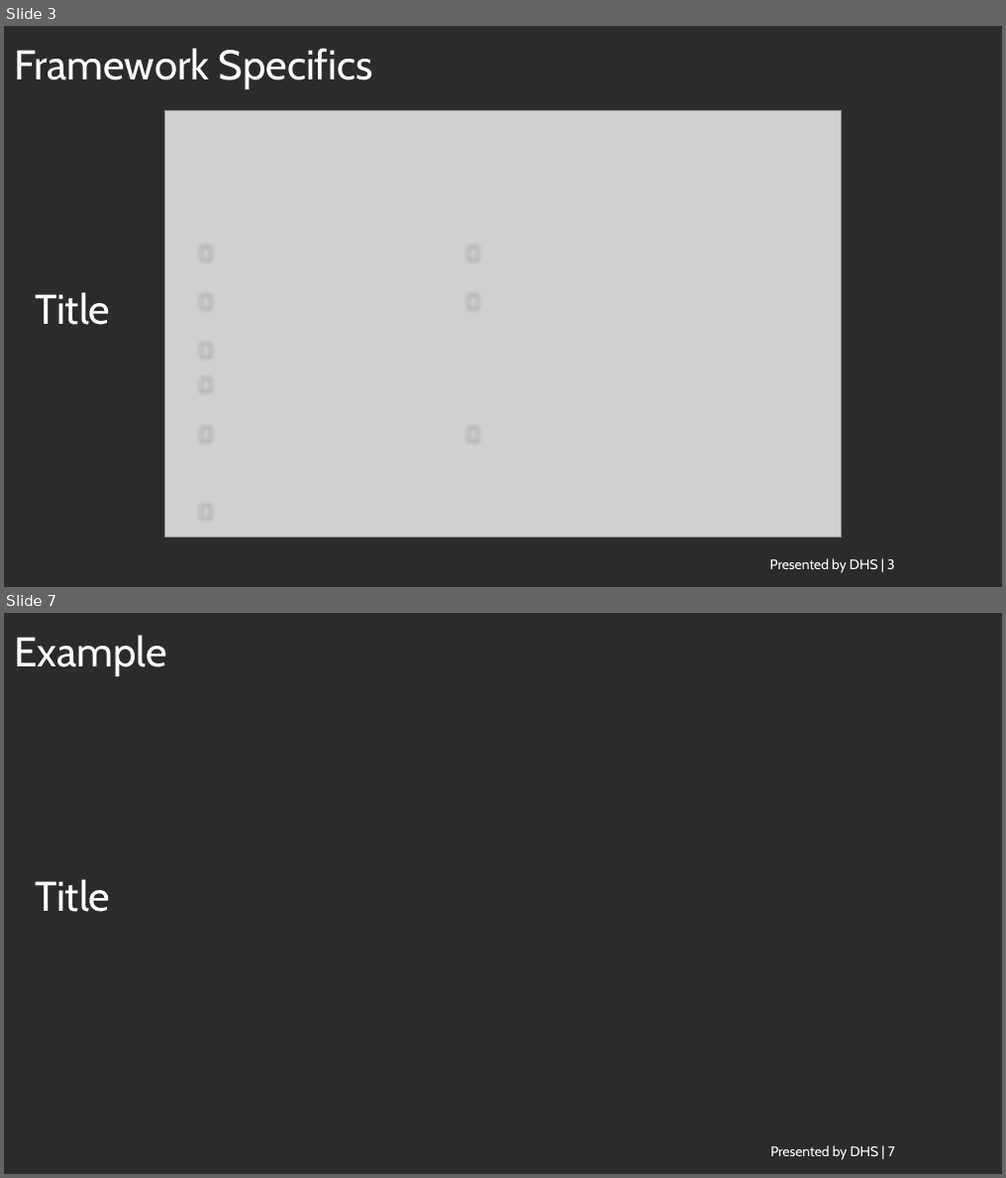
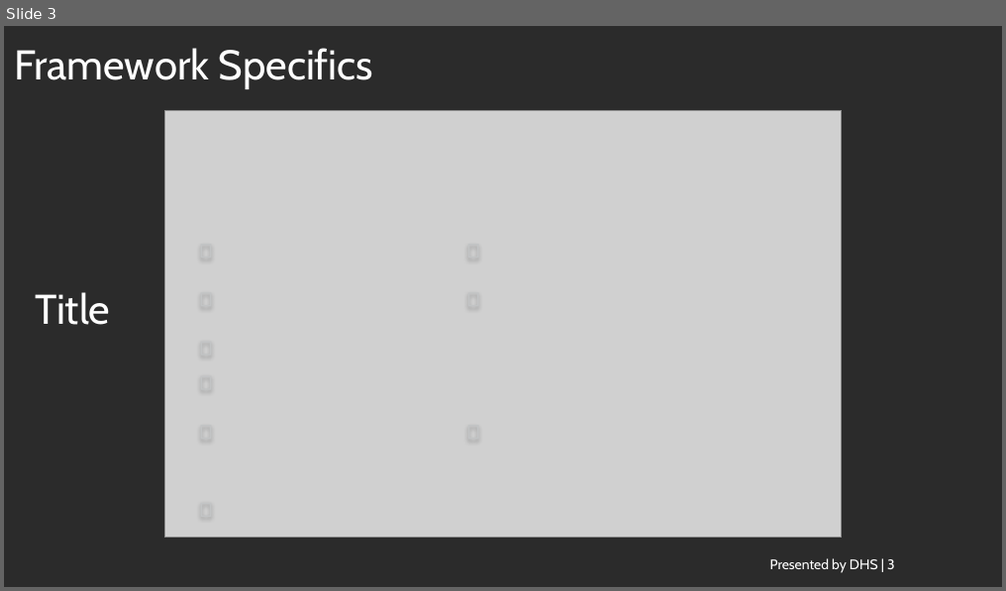
Before and after one commit to ethanmoscot/gao-ai, a slide deck: doc/gao_ai_proposal.pptx. Shown one above the other, each under a label of ours: slides 3 and 7 before the commit, slide 3 after it; the slides between them are not shown. The pictures are 1006x1178 and 1006x591 pixels, drawn with LibreOffice and Linux fonts; fonts in the diff are those of the drawing; grey boxes stand for pictures; background and template pictures are left out; a plain dark background stands for a picture behind light text. Boxes give left, top, right and bottom in pixels: in the first picture for what was removed or moved away, otherwise in the second. Text is boxed around its words. In the diff, an @@ line names an element or a change of style, - is before the commit and + after.

```diff
--- a/doc/gao_ai_proposal.pptx
+++ b/doc/gao_ai_proposal.pptx
@@ slide 7 removed at [4,613,1002,1174], background picture (left out); not listed: 1 template element that a slide beside it also shows @@
@@ title removed at [14,635,167,676] @@
-Example
@@ text removed at [770,1146,895,1160] @@
-Presented by DHS | 7
```
Also in this commit, not shown: 3 slides changed, 4 slides added, 3 other slides removed.
